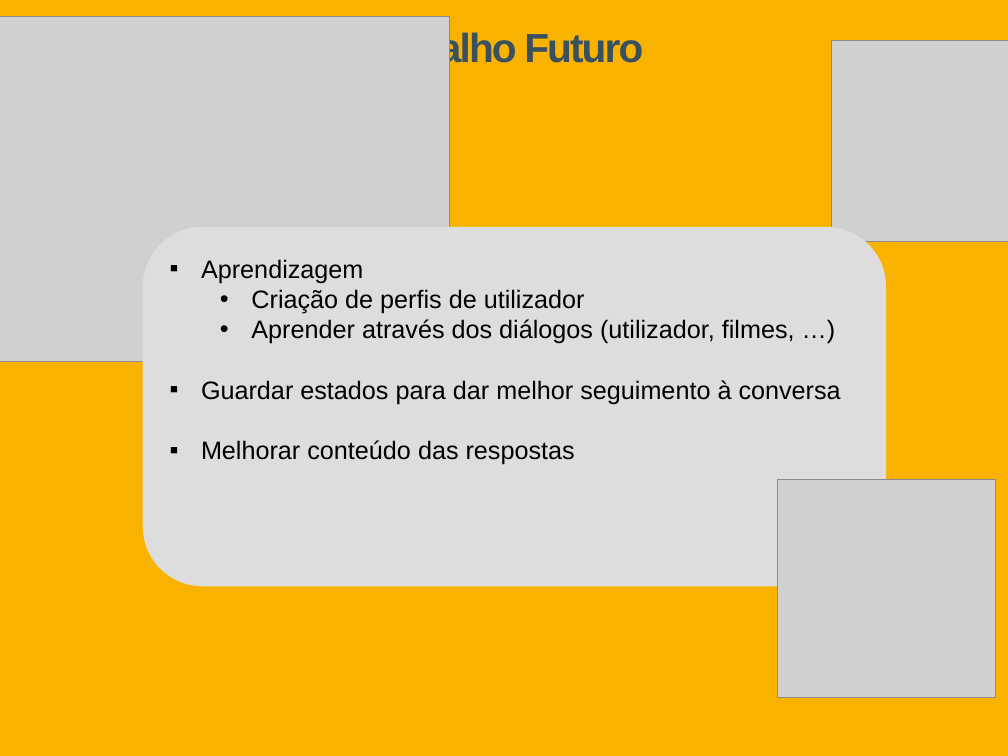
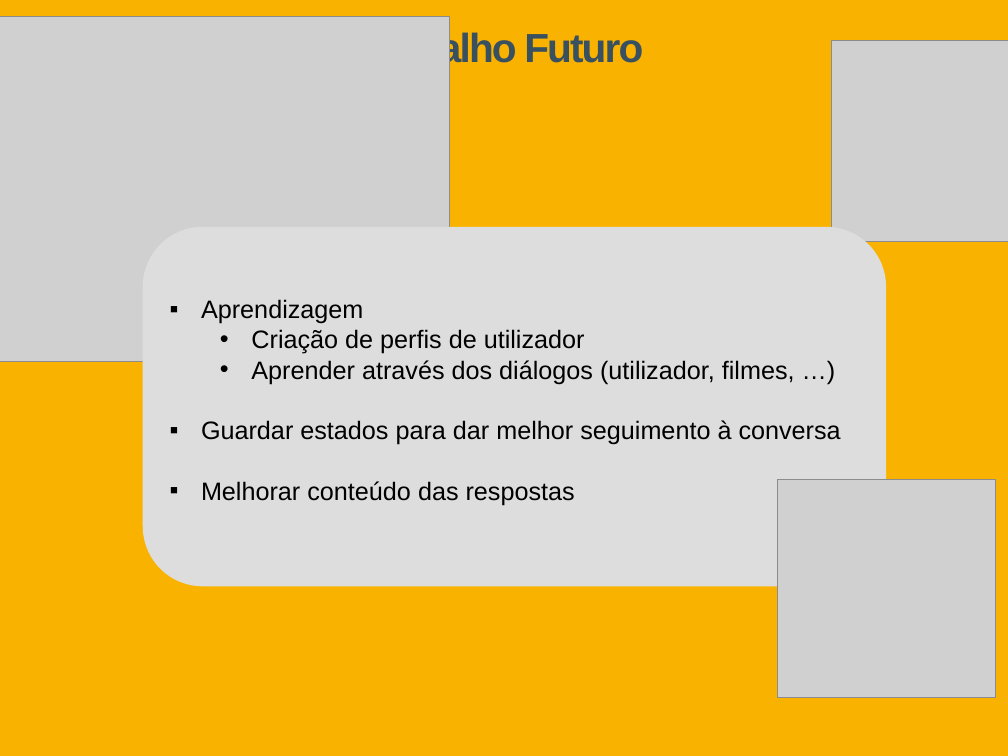
Before and after one commit to Tibblue/PLC, a slide deck: slide 22 of LEI/apresentações/checkpoint2/apresLEI_grupo47.pptx (slide 17 before the commit). Drawn at 1008x756 pixels with LibreOffice and Linux fonts; fonts in the diff are those of the drawing; grey boxes stand for pictures. Boxes give left, top, right and bottom in pixels: in the first picture for what was removed or moved away, otherwise in the second. Text is boxed around its words. In the diff, an @@ line names an element or a change of style, - is before the commit and + after.

```diff
--- a/LEI/apresentações/checkpoint2/apresLEI_grupo47.pptx
+++ b/LEI/apresentações/checkpoint2/apresLEI_grupo47.pptx
@@ text "Aprendizagem": place and size @@
-text "Aprendizagem" at (201,259,841,465)
+text "Aprendizagem" at (201,299,841,505)
```
Also in this commit, not shown: 2 other slides changed, 6 slides added, 1 slide removed.
